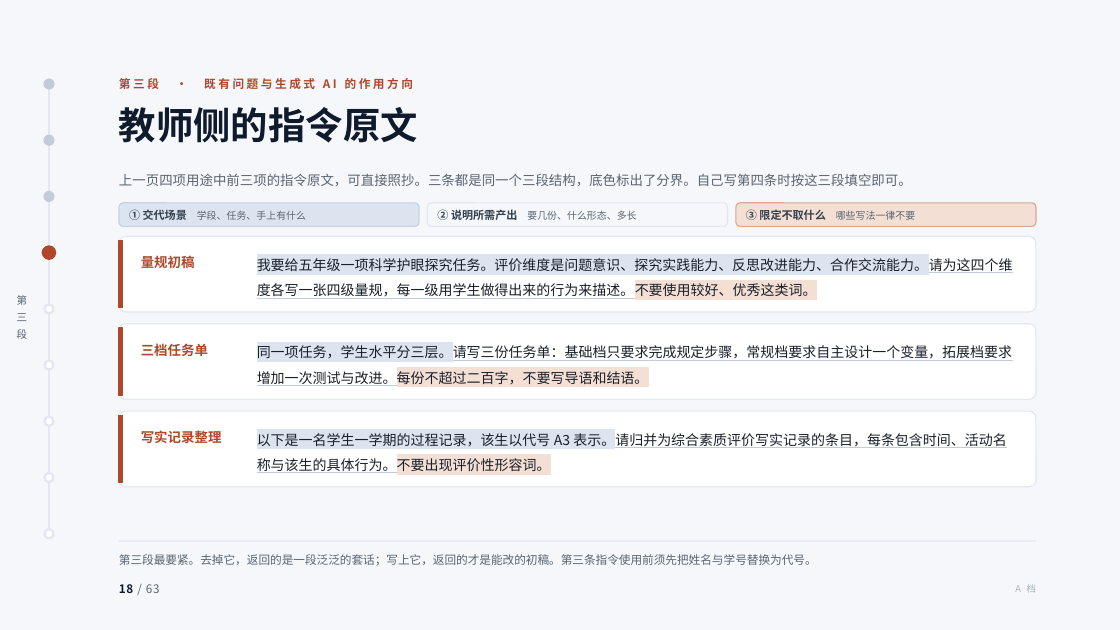
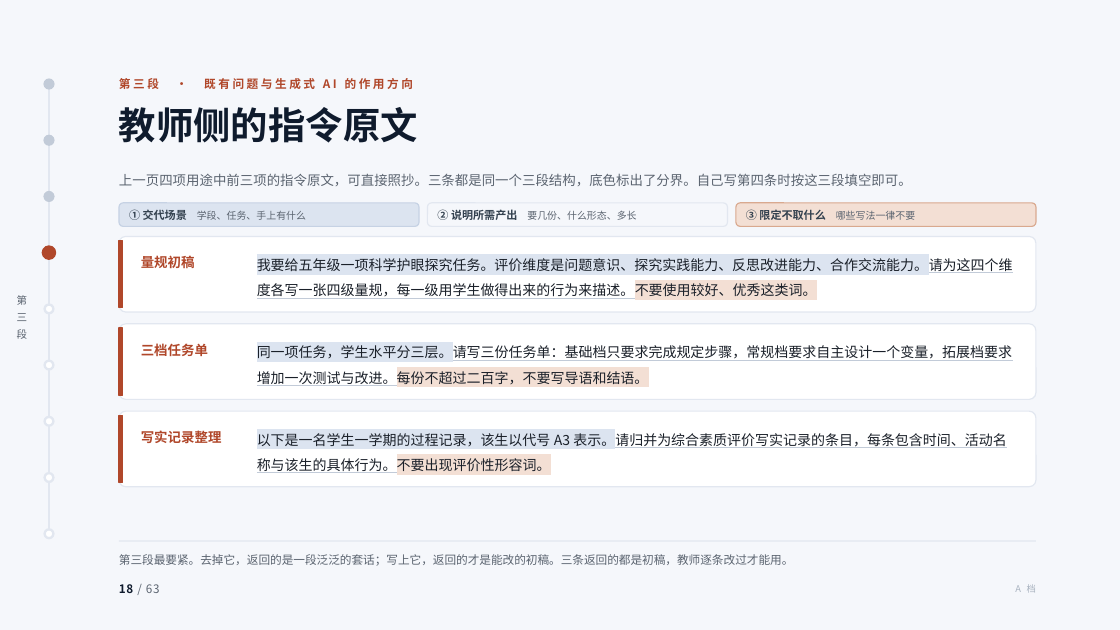
Before and after one commit to tonyxinvip/slides, a slide deck: slide 18 of comprehensive-practice-ai/做中学与综合实践活动.pptx. Drawn at 1120x630 pixels with LibreOffice and Linux fonts; fonts in the diff are those of the drawing. Boxes give left, top, right and bottom in pixels: in the first picture for what was removed or moved away, otherwise in the second. Text is boxed around its words. In the diff, an @@ line names an element or a change of style, - is before the commit and + after.

```diff
--- a/comprehensive-practice-ai/做中学与综合实践活动.pptx
+++ b/comprehensive-practice-ai/做中学与综合实践活动.pptx
@@ text at <box>119,554,793,566</box>: text changed @@
-第三段最要紧。去掉它，返回的是一段泛泛的套话；写上它，返回的才是能改的初稿。第三条指令使用前须先把姓名与学号替换为代号。
+第三段最要紧。去掉它，返回的是一段泛泛的套话；写上它，返回的才是能改的初稿。三条返回的都是初稿，教师逐条改过才能用。
```
Also in this commit, not shown: 6 other slides changed, 7 other files.
